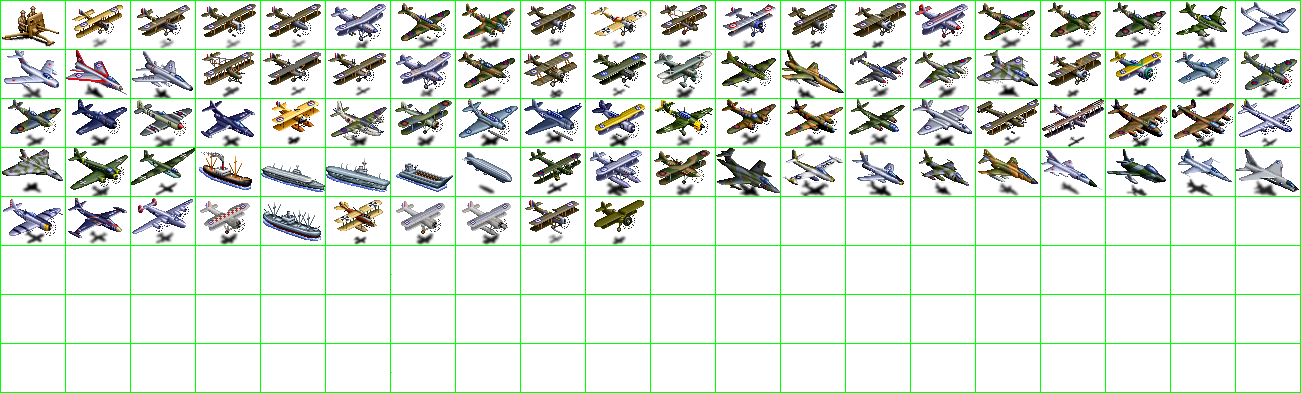
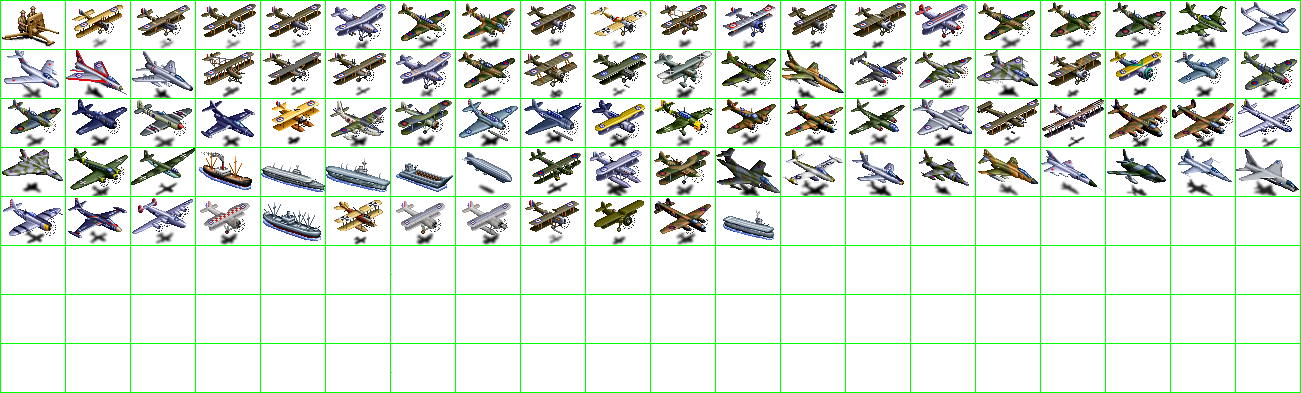
Two versions of the same layered image (1301px x 393px). Layer-by-layer changes:
painted on "units" over left=654, top=198, right=774, bottom=245
